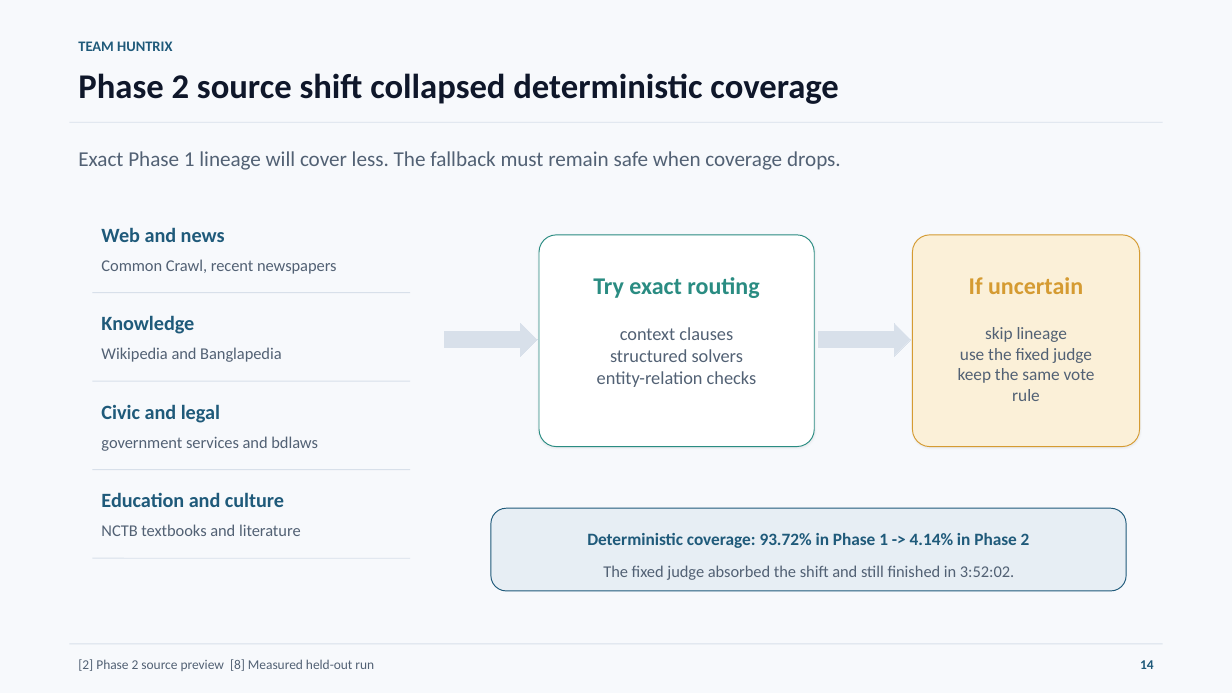
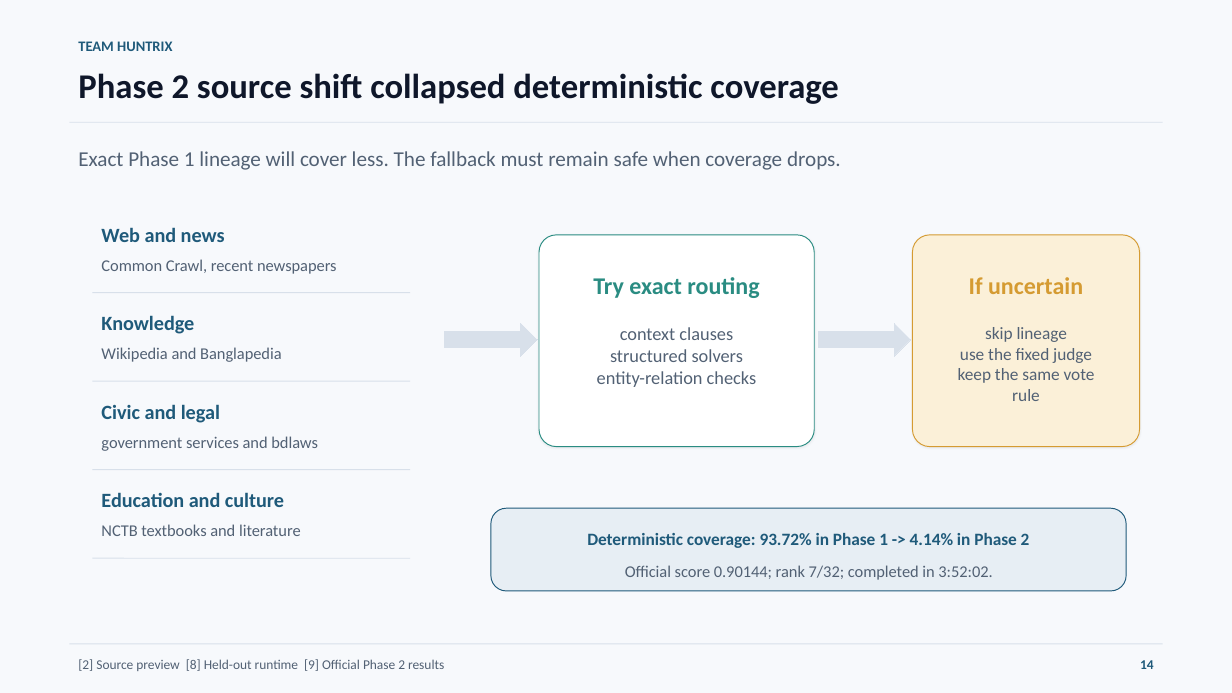
Before and after one commit to Seyamalam/bengali-hallucination-v91-submission, a slide deck: slide 14 of presentation/Huntrix_Final_Presentation_20_Slides.pptx. Drawn at 1232x693 pixels with LibreOffice and Linux fonts; fonts in the diff are those of the drawing. Boxes give left, top, right and bottom in pixels: in the first picture for what was removed or moved away, otherwise in the second. Text is boxed around its words. In the diff, an @@ line names an element or a change of style, - is before the commit and + after.

Commit message:
add official Phase 2 result to report and presentation

```diff
--- a/presentation/Huntrix_Final_Presentation_20_Slides.pptx
+++ b/presentation/Huntrix_Final_Presentation_20_Slides.pptx
@@ text at (625,565,992,580): text changed @@
-The fixed judge absorbed the shift and still finished in 3:52:02.
+Official score 0.90144; rank 7/32; completed in 3:52:02.
@@ text at (78,659,444,671): text changed @@
-[2] Phase 2 source preview [8] Measured held-out run
+[2] Source preview [8] Held-out runtime [9] Official Phase 2 results
```
Also in this commit, not shown: 4 other slides changed, 11 other files.
